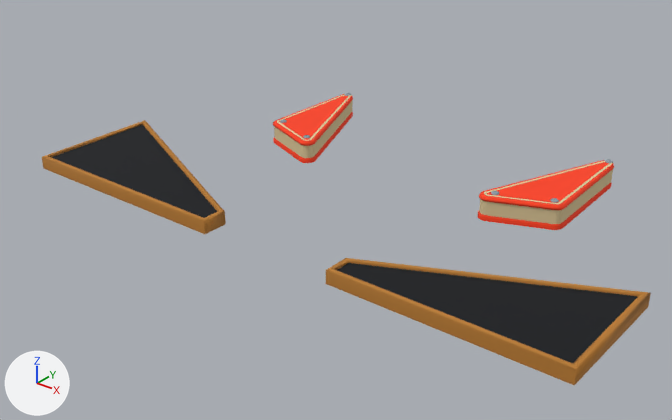
Renders of the COLLADA model Art/Models/premium/common-plastics.dae from each side of a commit.
One viewpoint serves both versions: a 50 mm camera at (0.734, -1.967, 0.598) aimed at (-0.132, -0.884, -0.073). Lighting does not change. The marker at lower left points along +X, +Y and +Z. The older version comes first. Vertices at exactly the same position are counted once.

The scene before the commit, as lines of its bpy script (objects in view):
```python
me_accent = bpy.data.meshes.new('accent')
me_accent.from_pydata(...)  # 48 vertices, 80 faces; spans x -0.504..0.426, y -1.177..-0.96, z 0.0..0.022
me_accent.materials.append(mat_accent)  # orange #b87a30
me_cabinet_shell = bpy.data.meshes.new('cabinet_shell')
me_cabinet_shell.from_pydata(...)  # 8 vertices, 4 faces; spans x -0.5..0.422, y -1.173..-0.967, z 0.018
me_cabinet_shell.materials.append(mat_cabinet_shell)  # black #050911
# before: 0 (-0.5, -1.173, 0.018), 1 (-0.135, -1.173, 0.018), 2 (-0.135, -1.139, 0.018), 3 (-0.5, -0.967, 0.018), 4 (0.09, -1.139, 0.018)
# before: 5 (0.09, -1.173, 0.018), 6 (0.422, -1.173, 0.018), 7 (0.422, -0.983, 0.018)
me_enamel = bpy.data.meshes.new('enamel')
me_enamel.from_pydata(...)  # 216 vertices, 216 faces; spans x -0.293..0.248, y -0.895..-0.66, z 0.007..0.037
me_enamel.materials.append(mat_enamel)  # beige #dbc799
me_sling_lens_0 = bpy.data.meshes.new('sling_lens_0')
me_sling_lens_0.from_pydata(...)  # 216 vertices, 295 faces; spans x -0.295..-0.179, y -0.897..-0.661, z 0.0..0.037
me_sling_lens_0.materials.append(mat_sling_lens_0)  # red #ff4019
me_sling_lens_1 = bpy.data.meshes.new('sling_lens_1')
me_sling_lens_1.from_pydata(...)  # 216 vertices, 295 faces; spans x 0.134..0.25, y -0.897..-0.661, z 0.0..0.037
me_sling_lens_1.materials.append(mat_sling_lens_1)  # red #ff4019
ob_accent = bpy.data.objects.new('accent', me_accent)
ob_accent.location = (0.0, 0.0, 0.0)
ob_cabinet_shell = bpy.data.objects.new('cabinet_shell', me_cabinet_shell)
ob_cabinet_shell.location = (0.0, 0.0, 0.0)
ob_enamel = bpy.data.objects.new('enamel', me_enamel)
ob_enamel.location = (0.0, 0.0, 0.0)
ob_sling_lens_0 = bpy.data.objects.new('sling_lens_0', me_sling_lens_0)
ob_sling_lens_0.location = (0.0, 0.0, 0.0)
ob_sling_lens_1 = bpy.data.objects.new('sling_lens_1', me_sling_lens_1)
ob_sling_lens_1.location = (0.0, 0.0, 0.0)
```
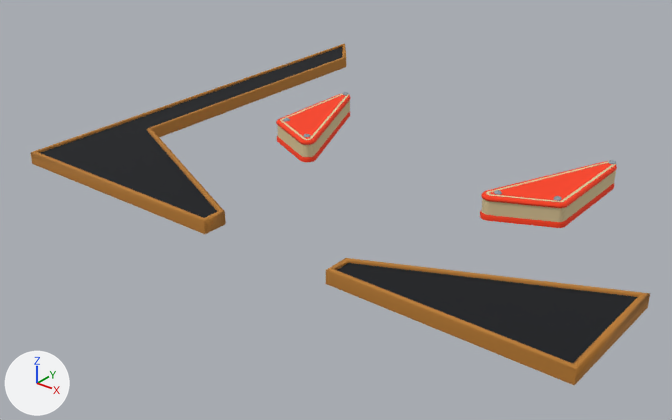
Boxes (x1, y1, x2, y2) around the edits, measured in the pictures (672 x 420 px; the box of a moved part takes in the faces that stretch with it):
'cabinet_shell', reshaped (33% taller)
    before: (51, 125, 638, 363)
    after: (41, 47, 637, 363)
'accent', reshaped (29% taller)
    before: (42, 120, 651, 385)
    after: (31, 44, 650, 385)
'sling_lens_1', reshaped
    before: (478, 160, 614, 230)
    after: (480, 161, 617, 228)
'enamel', reshaped
    before: (274, 94, 613, 224)
    after: (277, 94, 616, 222)
'sling_lens_0', reshaped (7% narrower)
    before: (273, 94, 353, 163)
    after: (276, 94, 350, 162)
part 1 of me_sling_lens_0, moved or reshaped
    before: (274, 123, 313, 163)
    after: (277, 121, 313, 162)
part 2 of me_sling_lens_0, moved or reshaped
    before: (304, 94, 353, 163)
    after: (304, 94, 350, 162)
part 3 of me_sling_lens_0, moved or reshaped (not visible afterwards)
    before: (273, 122, 300, 141)
part 4 of me_sling_lens_0, moved or reshaped
    before: (274, 95, 341, 140)
    after: (279, 95, 338, 139)
part 5 of me_sling_lens_0, moved or reshaped
    before: (273, 121, 303, 139)
    after: (277, 119, 304, 134)
part 6 of me_enamel, moved or reshaped
    before: (274, 94, 353, 158)
    after: (277, 94, 350, 157)
part 7 of me_enamel, moved or reshaped
    before: (479, 161, 613, 224)
    after: (481, 161, 616, 222)
part 8 of me_sling_lens_1, moved or reshaped
    before: (561, 161, 613, 229)
    after: (564, 162, 616, 227)
part 9 of me_sling_lens_1, moved or reshaped
    before: (558, 166, 596, 230)
    after: (562, 172, 594, 228)
part 10 of me_sling_lens_1, moved or reshaped
    before: (553, 170, 592, 230)
    after: (556, 166, 599, 228)
part 11 of me_sling_lens_1, moved or reshaped
    before: (478, 162, 595, 218)
    after: (480, 162, 601, 218)
part 12 of me_sling_lens_1, moved or reshaped
    before: (479, 161, 600, 230)
    after: (481, 162, 603, 228)
part 13 of me_sling_lens_1, moved or reshaped
    before: (602, 160, 614, 188)
    after: (605, 161, 617, 189)
part 15 of me_accent, moved or reshaped
    before: (42, 120, 224, 234)
    after: (31, 44, 346, 234)
part 16 of me_accent, moved or reshaped
    before: (347, 258, 651, 385)
    after: (347, 258, 650, 385)

Patch to the scene script:
```diff
--- a/Art/Models/premium/common-plastics.dae.py
+++ b/Art/Models/premium/common-plastics.dae.py
@@ me_sling_lens_0 @@
-me_sling_lens_0.from_pydata(...)  # 216 vertices, 295 faces; spans x -0.295..-0.179, y -0.897..-0.661, z 0.0..0.037
+me_sling_lens_0.from_pydata(...)  # 216 vertices, 295 faces; spans x -0.295..-0.181, y -0.894..-0.662, z 0.0..0.037
+# me_sling_lens_0 part 1: 23 of the vertices in x -0.198..-0.19, y -0.897..-0.894, z 0.0..0.037 are moved by (-0.003, 0.003, 0.0)
+# me_sling_lens_0 part 2: 49 of the vertices in x -0.191..-0.179, y -0.895..-0.878, z 0.0..0.037 are moved by (-0.002, 0.003, 0.0)
+# me_sling_lens_0 part 3: all 28 vertices in x -0.291..-0.285, y -0.862..-0.858, z 0.0..0.037 are moved by (-0.001, 0.009, 0.0)
+# me_sling_lens_0 part 4: all 16 vertices in x -0.295..-0.292, y -0.85..-0.848, z 0.0..0.037 are moved by (0.0, 0.008, 0.0)
+# me_sling_lens_0 part 5: all 28 vertices in x -0.294..-0.289, y -0.857..-0.852, z 0.0..0.037 are moved by (0.0, 0.009, 0.0)
+# other edits to the shape of me_sling_lens_0 do not show in these pictures
 me_sling_lens_0.materials.append(mat_sling_lens_0)
@@ me_enamel @@
-me_enamel.from_pydata(...)  # 216 vertices, 216 faces; spans x -0.293..0.248, y -0.895..-0.66, z 0.007..0.037
+me_enamel.from_pydata(...)  # 216 vertices, 216 faces; spans x -0.294..0.249, y -0.892..-0.66, z 0.007..0.037
+# me_enamel part 6: 108 of 216 vertices moved; they spanned x -0.293..-0.181, y -0.895..-0.66, z 0.007..0.037 and now span x -0.294..-0.183, y -0.892..-0.66, z 0.007..0.037; mean shift (-0.003, 0.004, 0.0); largest move (-0.287, -0.859, 0.007) -> (-0.288, -0.85, 0.007)
+# me_enamel part 7: 108 of 216 vertices moved; they spanned x 0.136..0.248, y -0.895..-0.66, z 0.007..0.037 and now span x 0.138..0.249, y -0.892..-0.66, z 0.007..0.037; mean shift (0.003, 0.004, 0.0); largest move (0.242, -0.859, 0.007) -> (0.243, -0.85, 0.007)
 me_enamel.materials.append(mat_enamel)
@@ me_sling_lens_1 @@
-me_sling_lens_1.from_pydata(...)  # 216 vertices, 295 faces; spans x 0.134..0.25, y -0.897..-0.661, z 0.0..0.037
+me_sling_lens_1.from_pydata(...)  # 216 vertices, 295 faces; spans x 0.136..0.25, y -0.894..-0.662, z 0.0..0.037
+# me_sling_lens_1 part 8: all 16 vertices in x 0.247..0.25, y -0.85..-0.848, z 0.0..0.037 are moved by (0.0, 0.008, 0.0)
+# me_sling_lens_1 part 9: all 28 vertices in x 0.244..0.249, y -0.857..-0.852, z 0.0..0.037 are moved by (0.0, 0.009, 0.0)
+# me_sling_lens_1 part 10: all 28 vertices in x 0.24..0.246, y -0.862..-0.858, z 0.0..0.037 are moved by (0.001, 0.009, 0.0)
+# me_sling_lens_1 part 11: 49 of the vertices in x 0.134..0.146, y -0.895..-0.878, z 0.0..0.037 are moved by (0.002, 0.003, 0.0)
+# me_sling_lens_1 part 12: 23 of the vertices in x 0.145..0.153, y -0.897..-0.894, z 0.0..0.037 are moved by (0.003, 0.003, 0.0)
+# me_sling_lens_1 part 13: all 72 vertices in x 0.218..0.245, y -0.676..-0.661, z 0.0..0.037 are moved by (0.005, -0.001, 0.0)
 me_sling_lens_1.materials.append(mat_sling_lens_1)
@@ me_cabinet_shell @@
 # verts and faces of me_cabinet_shell; kept vertices keep their numbers, new ones are numbered from 8
-me_cabinet_shell.from_pydata(...)  # 8 vertices, 4 faces; spans x -0.5..0.422, y -1.173..-0.967, z 0.018
+me_cabinet_shell.from_pydata(...)  # 10 vertices, 6 faces; spans x -0.53..0.422, y -1.173..-0.358, z 0.018
+# me_cabinet_shell part 14
+delete_vertices([0, 3, 7])  # with the faces that use them
+delete_faces([(4, 5, 6)])
+verts[8] = (-0.466, -0.985, 0.018)
+verts[9] = (-0.466, -0.438, 0.018)  # pixel (344, 58)
+verts[10] = (-0.53, -0.358, 0.018)
+verts[11] = (-0.53, -1.173, 0.018)
+verts[12] = (0.422, -0.984, 0.018)
+faces += [(1, 2, 8), (8, 9, 10), (8, 10, 11), (1, 8, 11), (5, 6, 12), (4, 5, 12)]
 me_cabinet_shell.materials.append(mat_cabinet_shell)
@@ me_accent @@
-me_accent.from_pydata(...)  # 48 vertices, 80 faces; spans x -0.504..0.426, y -1.177..-0.96, z 0.0..0.022
+me_accent.from_pydata(...)  # 60 vertices, 100 faces; spans x -0.534..0.426, y -1.177..-0.35, z 0.0..0.022
+# me_accent part 15: 12 vertices moved from x -0.504..-0.496, y -1.177..-0.96, z 0.0..0.022 to x -0.534..-0.461, y -1.177..-0.982, z 0.0..0.022; 12 vertices added at x -0.533..-0.461, y -0.44..-0.35, z 0.0..0.022
+# me_accent part 16: 6 vertices moved from x 0.418..0.426, y -0.989..-0.976, z 0.0..0.022 to x 0.418..0.426, y -0.991..-0.978, z 0.0..0.022
 me_accent.materials.append(mat_accent)
```
